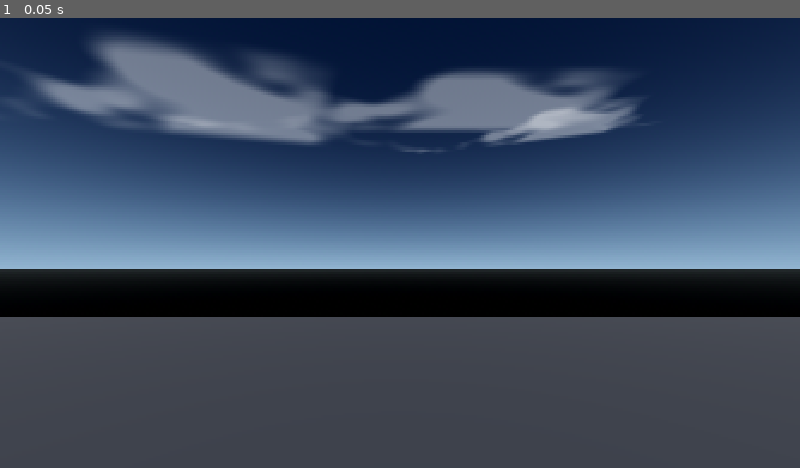
Above: before the commit, frame 1.
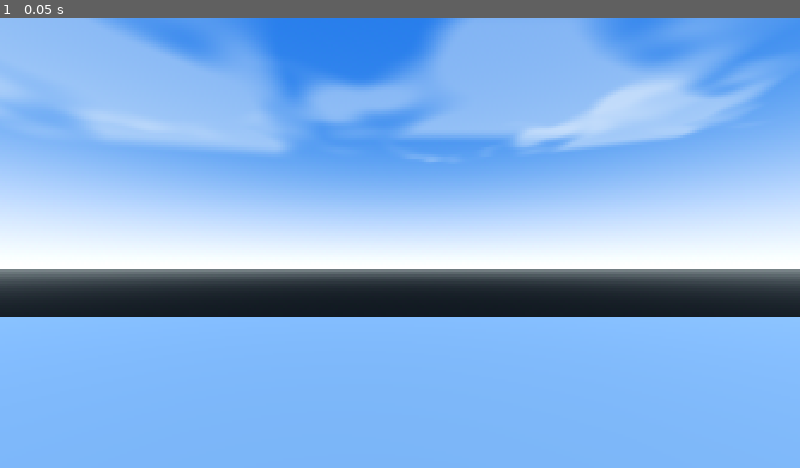
Above: after the commit, the same moment.

Repository: nnamdinwali/shadow-killer
Game: Godot game, scene res://node_3d.tscn
The game is run twice, just before and just after one commit, with the same random seed, the same clock (stepped at 60 frames per second) and the same inputs.
Inputs:
- Up to frame 1 (0.05 s): no input

The runs differ from the first frame. In frame 1, 100% of the frame differs, in the area x 0-100%, y 0-100%.

Commit message:
Expand clouds and brighten morning environment

Diff:
--- a/node_3d.tscn
+++ b/node_3d.tscn
@@ -7,10 +7,10 @@
 size = Vector3(50, 0.2, 20)
 
 [sub_resource type="ProceduralSkyMaterial" id="ProceduralSkyMaterial_environment"]
-sky_top_color = Color(0.035, 0.105, 0.24, 1)
-sky_horizon_color = Color(0.62, 0.79, 0.96, 1)
-ground_bottom_color = Color(0.035, 0.045, 0.06, 1)
-ground_horizon_color = Color(0.42, 0.48, 0.5, 1)
+sky_top_color = Color(0.11, 0.32, 0.72, 1)
+sky_horizon_color = Color(0.88, 0.91, 0.98, 1)
+ground_bottom_color = Color(0.12, 0.16, 0.2, 1)
+ground_horizon_color = Color(0.68, 0.74, 0.76, 1)
 sun_angle_max = 18.0
 sun_curve = 0.08
 sun_disk_scale = 1.0
@@ -18,8 +18,8 @@
 sun_energy_multiplier = 4.0
 sun_latitude = 28.0
 sun_longitude = -35.0
-sky_energy_multiplier = 0.8
-ground_energy_multiplier = 0.35
+sky_energy_multiplier = 1.0
+ground_energy_multiplier = 0.5
 use_debanding = true
 
 [sub_resource type="Sky" id="Sky_environment"]
@@ -28,12 +28,12 @@
 [sub_resource type="Environment" id="Environment_environment"]
 background_mode = 2
 sky = SubResource("Sky_environment")
-background_energy_multiplier = 0.9
+background_energy_multiplier = 1.1
 ambient_light_source = 3
-ambient_light_sky_contribution = 0.75
+ambient_light_sky_contribution = 0.95
 reflected_light_source = 2
 tonemap_mode = 2
-tonemap_exposure = 1.0
+tonemap_exposure = 1.15
 tonemap_white = 1.0
 
 [sub_resource type="Shader" id="Shader_clouds"]
@@ -44,7 +44,7 @@
 
 [sub_resource type="QuadMesh" id="QuadMesh_clouds"]
 material = SubResource("ShaderMaterial_clouds")
-size = Vector2(32, 12)
+size = Vector2(68, 28)
 orientation = 1
 
 [node name="EnvironmentShowcase" type="Node3D"]
@@ -62,27 +62,27 @@
 current = true
 
 [node name="CloudLayerFar" type="MeshInstance3D" parent="."]
-position = Vector3(0, 18, -18)
-scale = Vector3(1.8, 1, 1)
+position = Vector3(0, 22, -22)
+scale = Vector3(1.4, 1, 1)
 mesh = SubResource("QuadMesh_clouds")
 
 [node name="CloudLayerMid" type="MeshInstance3D" parent="."]
-position = Vector3(-16, 13, -8)
+position = Vector3(-28, 16, -10)
 rotation_degrees = Vector3(0, 12, 0)
-scale = Vector3(1.15, 0.85, 1)
+scale = Vector3(0.9, 0.7, 1)
 mesh = SubResource("QuadMesh_clouds")
 
 [node name="CloudLayerHigh" type="MeshInstance3D" parent="."]
-position = Vector3(18, 24, -35)
+position = Vector3(30, 28, -42)
 rotation_degrees = Vector3(0, -18, 0)
-scale = Vector3(1.4, 0.75, 1)
+scale = Vector3(1.1, 0.65, 1)
 mesh = SubResource("QuadMesh_clouds")
 
 [node name="Sun" type="DirectionalLight3D" parent="."]
 transform = Transform3D(0.9848078, 0.030153694, -0.17101008, -0.015134437, 0.99596477, 0.08845973, 0.17298742, -0.084527686, 0.9812902, 0, 1, 6)
 light_color = Color(1, 0.93, 0.82, 1)
-light_energy = 1.2
-light_indirect_energy = 0.65
+light_energy = 1.6
+light_indirect_energy = 0.9
 light_angular_distance = 0.45
 shadow_enabled = true
 directional_shadow_max_distance = 80.0
